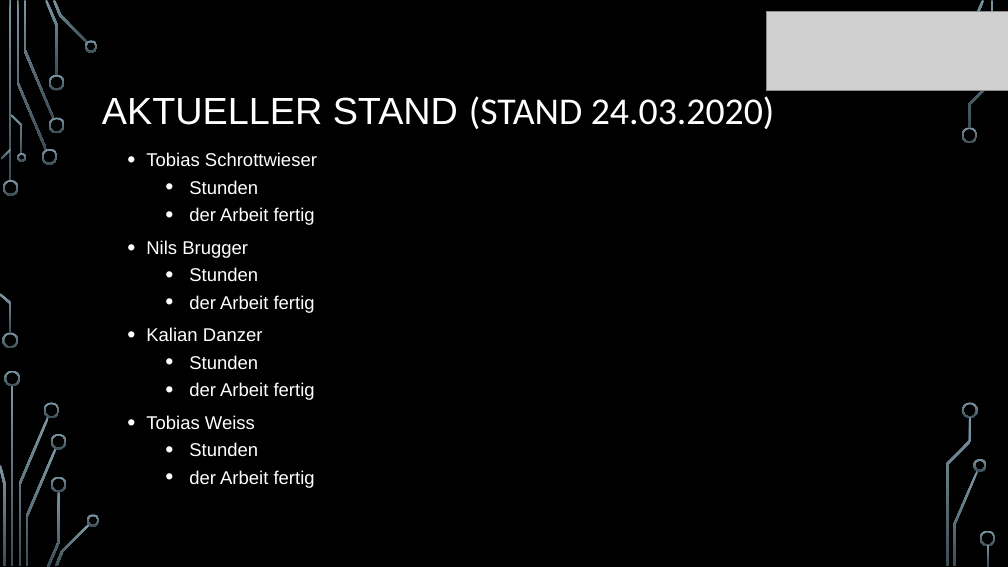
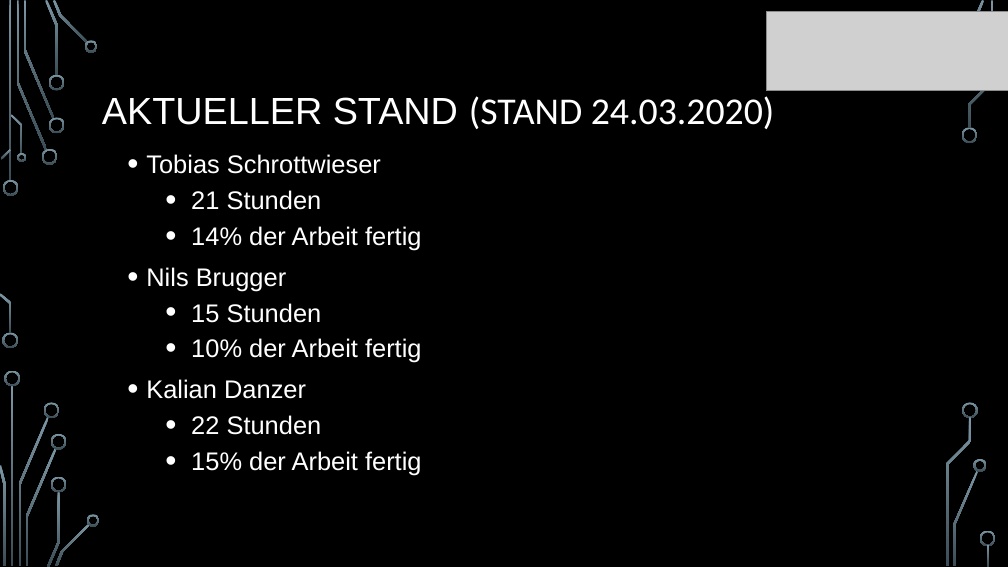
Before and after one commit to FactoryRally/Documents, a slide deck: slide 10 of Präsentation/24.03_16.30.pptx. Drawn at 1008x567 pixels with LibreOffice and Linux fonts; fonts in the diff are those of the drawing; grey boxes stand for pictures; background and template pictures are left out. Boxes give left, top, right and bottom in pixels: in the first picture for what was removed or moved away, otherwise in the second. Text is boxed around its words. In the diff, an @@ line names an element or a change of style, - is before the commit and + after.

```diff
--- a/Präsentation/24.03_16.30.pptx
+++ b/Präsentation/24.03_16.30.pptx
@@ text at bbox=[146, 154, 381, 399]: size 17.6 to 24.2 pt in "Tobias Schrottwieser", "Nils Brugger", "Kalian Danzer" @@
@@ text at bbox=[191, 190, 421, 250]: text changed; size 17.6 to 24.2 pt @@
-  • Stunden
-  • der Arbeit fertig
+  • 21 Stunden
+  • 14% der Arbeit fertig
@@ text at bbox=[191, 303, 421, 363]: text changed; size 17.6 to 24.2 pt @@
-  • Stunden
-  • der Arbeit fertig
+  • 15 Stunden
+  • 10% der Arbeit fertig
@@ text at bbox=[191, 415, 421, 475]: text changed; size 17.6 to 24.2 pt @@
-  • Stunden
-  • der Arbeit fertig
-• Tobias Weiss
-  • Stunden
-  • der Arbeit fertig
+  • 22 Stunden
+  • 15% der Arbeit fertig
```
Also in this commit, not shown: 8 other slides changed, 2 other files.
